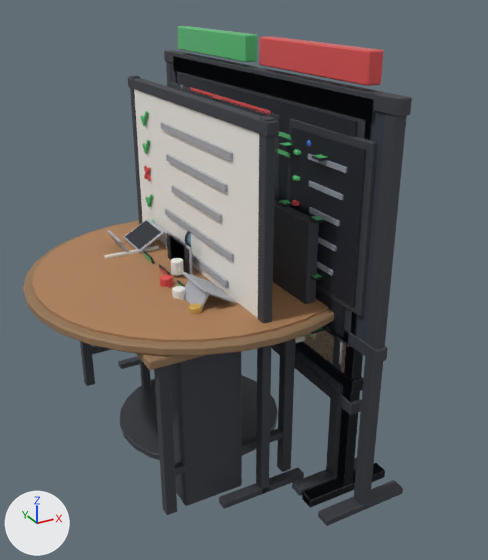
The glTF model mcp-servers/agent-office/web/models/stations.glb, before and after one commit.
Rendered twice from a camera (50 mm lens) standing at (-0.99, -3.31, 2.52) and looking at (0.72, -0.2, 0.97). The lights are fixed; the arrows at lower left show +X, +Y and +Z. The first picture is the older version.

The older version as bpy lines, for what is in view:
```python
ob_qamonitorwall = bpy.data.objects.new('QAMonitorWall', me_qamonitorwall)
ob_qamonitorwall.location = (0.0, 0.0, 0.0)
ob_reviewdiffscreen = bpy.data.objects.new('ReviewDiffScreen', me_reviewdiffscreen)
ob_reviewdiffscreen.location = (0.0, 0.0, 0.0)
ob_reviewwall = bpy.data.objects.new('ReviewWall', me_reviewwall)
ob_reviewwall.location = (0.0, 0.0, 0.0)
# also in view: 'ReviewFlowBoard' at (0.9, 0.0, 1.03); 'QACheckboard' at (0.41, 0.0, 1.0); 'QADeviceWall' at (0.9, 0.0, 1.13); 'QABench' at (0.37, 0.0, 0.74); 'ReviewHuddle' at (0.5, 0.0, 0.6)
```
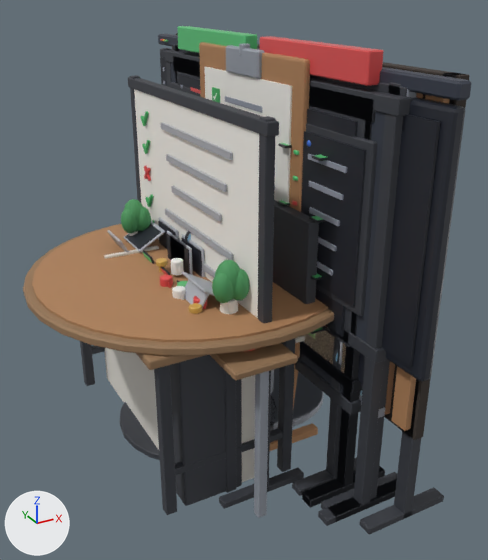
What changed in the scene script:
```text
Add ob_reviewglasswall:
    ob_reviewglasswall = bpy.data.objects.new('ReviewGlassWall', me_reviewglasswall)  # 932 vertices, 1724 faces; spans x 0.23..1.2, y -1.19..1.19, z 0.0..2.14; in mat_glass (blue #b0d6e8), mat_metal (grey #969ca6), mat_boardframe (dark grey #3a3d44), mat_markerblue (blue #4678dc), mat_markerred (red #d64040), mat_markergreen (green #3caa60), mat_sticky255170 (pink #ffaabe), mat_sticky255220 (yellow #ffdc78), mat_ring (red #d64040), mat_magframe (dark grey #3a3d44), mat_magglass (blue #96cde6), mat_benchtop (brown #967656), mat_mugw222 (red #de4a4a), mat_stampred (red #d64040), mat_brass (orange #d4aa54)
    ob_reviewglasswall.location = (0.0, 0.0, 0.0)
Add ob_reviewdiffsplit:
    ob_reviewdiffsplit = bpy.data.objects.new('ReviewDiffSplit', me_reviewdiffsplit)  # 1444 vertices, 2616 faces; spans x 0.1..1.38, y -1.45..1.45, z 0.0..2.2; in mat_bezel (dark grey #242832), mat_editorbg (black #1e222c), mat_codegrey (grey #969caa), mat_diffred (red #e25c5c), mat_diffgreen (green #60be78), mat_chrome (dark blue #343a48), mat_dot0 (red #e25c5c), mat_dot1 (yellow #f0be32), mat_dot2 (green #60be78), mat_btn (green #46b064), mat_btn2 (red #de4a4a), mat_metal (grey #969ca6), mat_benchtop (brown #967656), mat_booth (light grey #e2ded6), mat_laptopbody (grey #b0b4bc), mat_mugw222 (red #de4a4a), mat_potwhite (white #ece8e0), mat_leaf (green #4a965c)
    ob_reviewdiffsplit.location = (0.0, 0.0, 0.0)
Add ob_reviewcockpit:
    ob_reviewcockpit = bpy.data.objects.new('ReviewCockpit', me_reviewcockpit)  # 1932 vertices, 3484 faces; spans x 0.12..1.3, y -1.35..1.35, z 0.0..2.2; in mat_backdrop (dark grey #3c342e), mat_slat2 (brown #966c4a), mat_slat (brown #b0825a), mat_boardframe (dark grey #3a3d44), mat_bezel (dark grey #242832), mat_editorbg (black #1e222c), mat_codegrey (grey #969caa), mat_diffgreen (green #60be78), mat_codeblue (blue #6096e6), mat_diffred (red #e25c5c), mat_sel (blue #3c60a0), mat_bubble (dark blue #343a48), mat_led (beige #ffd68c), mat_benchtop (brown #967656), mat_laptopbody (grey #b0b4bc), mat_mugw96 (green #60be78), mat_potwhite (white #ece8e0), mat_leaf (green #4a965c), mat_stampred (red #d64040), mat_brass (orange #d4aa54)
    ob_reviewcockpit.location = (0.0, 0.0, 0.0)
Add ob_qamatrix:
    ob_qamatrix = bpy.data.objects.new('QAMatrix', me_qamatrix)  # 1184 vertices, 2152 faces; spans x 0.7..1.2, y -1.15..1.15, z 0.0..2.15; in mat_boardframe (dark grey #3a3d44), mat_editorbg (black #1e222c), mat_chip (blue #6096e6), mat_codegrey (grey #969caa), mat_screenok (green #58c478), mat_screenbad (red #e05252), mat_skip (yellow #f0be32)
    ob_qamatrix.location = (0.0, 0.0, 0.0)
Add ob_qakiosk:
    ob_qakiosk = bpy.data.objects.new('QAKiosk', me_qakiosk)  # 984 vertices, 1804 faces; spans x 0.02..1.37, y -0.75..0.75, z 0.0..2.05; in mat_bezel (dark grey #242832), mat_editorbg (black #1e222c), mat_metal (grey #969ca6), mat_headblue (blue #3c60a0), mat_dot0 (red #e25c5c), mat_dot1 (yellow #f0be32), mat_dot2 (green #60be78), mat_tickgreen (green #46b064), mat_white (white #fafaf8), mat_codegrey (grey #969caa), mat_crossred (red #de4a4a), mat_boxframe (grey #aaacb2), mat_track (greyish blue #3c4250), mat_screenok (green #58c478), mat_codeblue (blue #6096e6), mat_benchtop (brown #967656), mat_phonebody (black #22242a), mat_screenbad (red #e05252)
    ob_qakiosk.location = (0.0, 0.0, 0.0)
Add ob_qaclipboard:
    ob_qaclipboard = bpy.data.objects.new('QAClipboard', me_qaclipboard)  # 760 vertices, 1364 faces; spans x 0.55..1.05, y -0.57..0.57, z 0.0..2.23; in mat_lecternwood (brown #b0825a), mat_paper (white #f6f4ee), mat_metal (grey #969ca6), mat_tickgreen (green #46b064), mat_white (white #fafaf8), mat_codegrey (grey #969caa), mat_crossred (red #de4a4a), mat_boxframe (grey #aaacb2), mat_penblue (blue #4678dc), mat_stampred (red #d64040), mat_brass (orange #d4aa54)
    ob_qaclipboard.location = (0.0, 0.0, 0.0)
```

Location of each change, (x1, y1, x2, y2) in pixels of the pictures (488 x 560 px):
'ReviewDiffSplit', added
    after: (104, 34, 471, 482)
'QAClipboard', added
    after: (199, 42, 318, 451)
    faces in mat_lecternwood (brown #b0825a): (199, 42, 318, 451)
    faces in mat_paper (white #f6f4ee): (204, 67, 292, 203)
    faces in mat_metal (grey #969ca6): (226, 43, 264, 79)
    faces in mat_codegrey (grey #969caa): (225, 96, 275, 190)
'ReviewCockpit', added
    after: (156, 33, 469, 535)
'ReviewGlassWall', added (mostly hidden)
    after: (173, 45, 417, 522)
'QAMatrix', added (mostly hidden)
    after: (175, 44, 402, 509)
    faces in mat_boardframe (dark grey #3a3d44): (175, 44, 402, 509)
    faces in mat_editorbg (black #1e222c): (358, 353, 365, 385)
'QAKiosk', added
    after: (270, 369, 322, 430)
'ReviewFlowBoard', unchanged, covered by the edit
    before: (173, 61, 385, 508)
    after: (295, 328, 327, 343)
'QABugBoard', unchanged, uncovered by the edit
    before: (309, 333, 343, 365)
    after: (173, 61, 385, 508)
